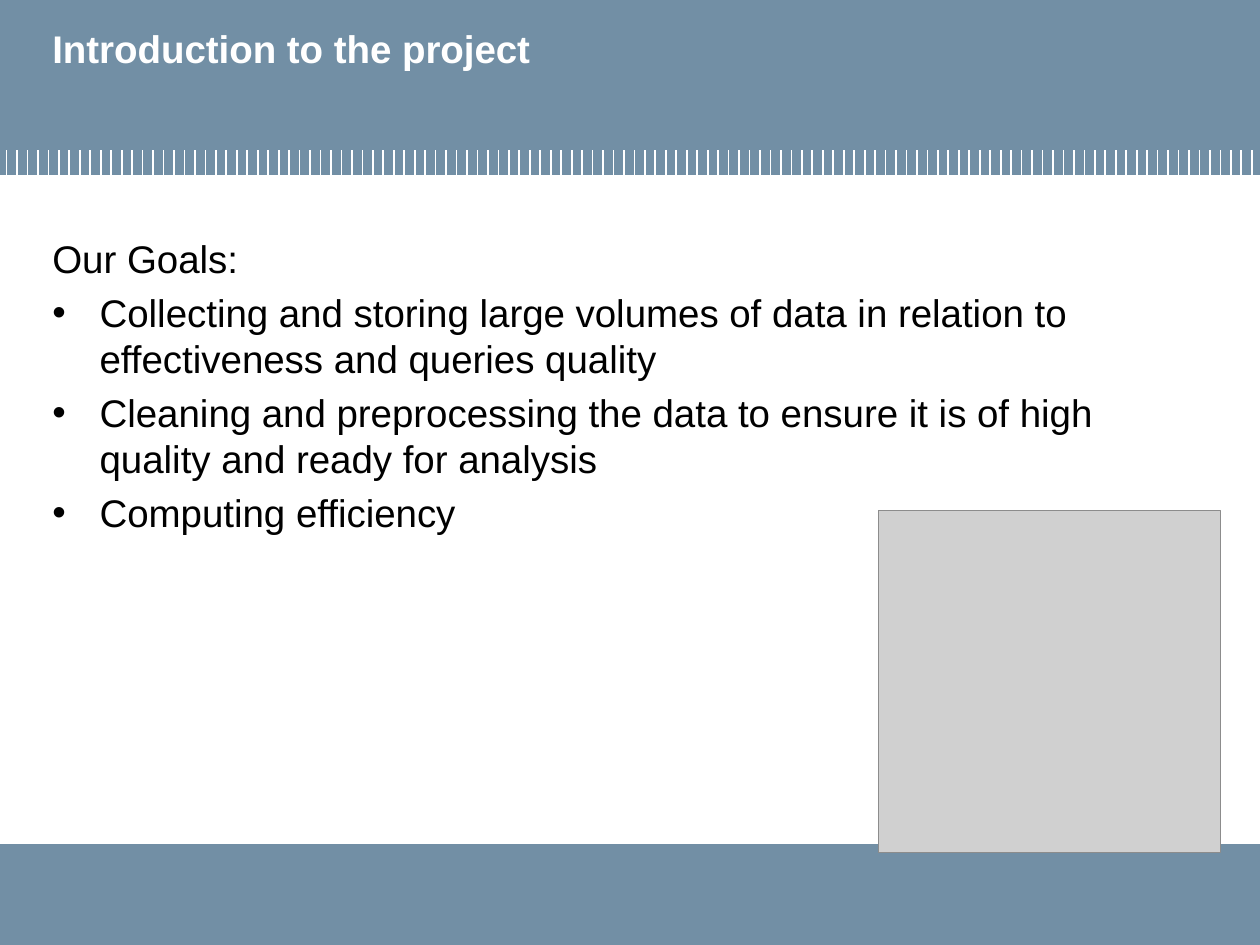
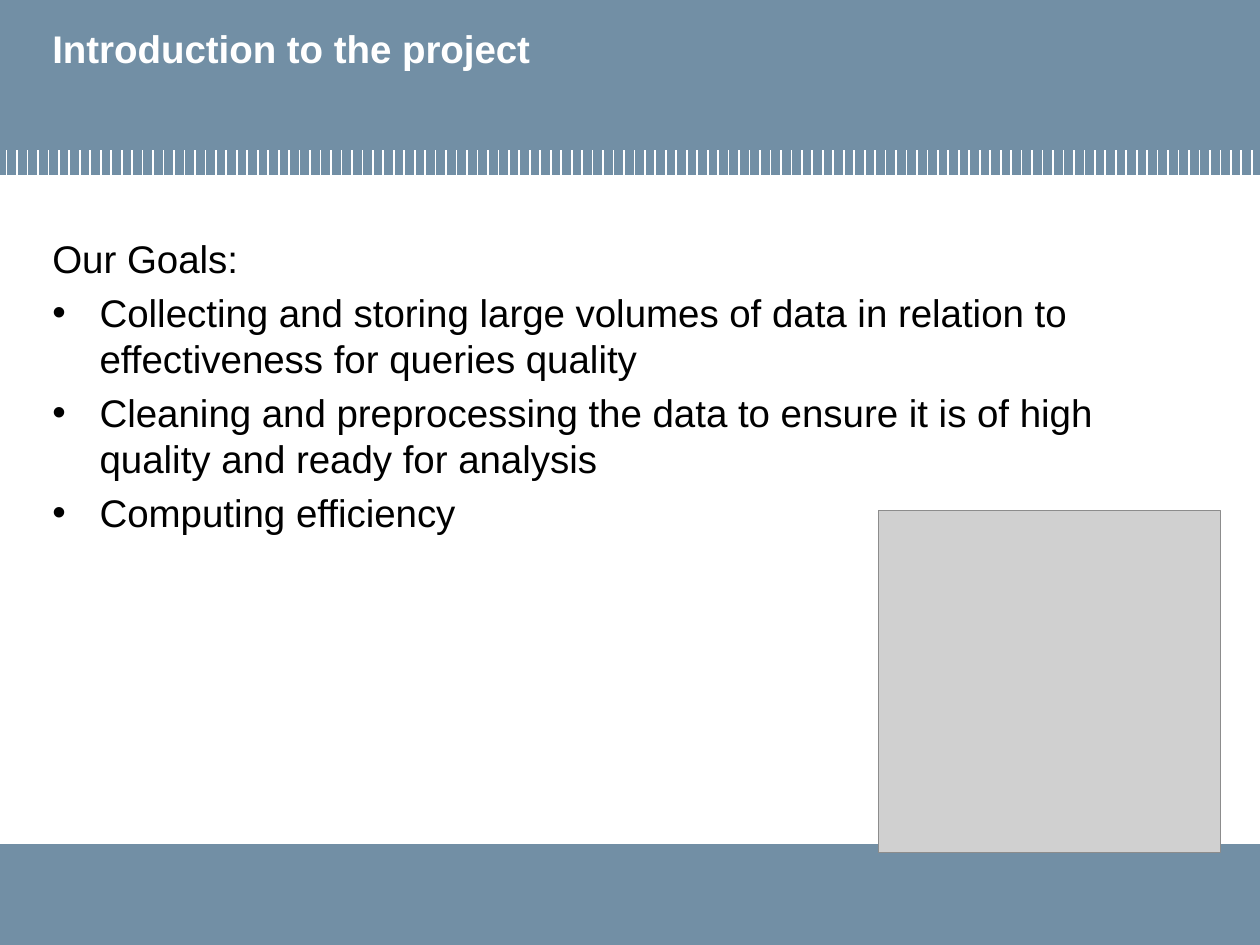
Before and after one commit to MarcoLucaPrevitera/BigData-Project, a slide deck: slide 5 of Presentation/FinalPresentation.pptx. Drawn at 1260x945 pixels with LibreOffice and Linux fonts; fonts in the diff are those of the drawing; grey boxes stand for pictures; background and template pictures are left out. Boxes give left, top, right and bottom in pixels: in the first picture for what was removed or moved away, otherwise in the second. Text is boxed around its words. In the diff, an @@ line names an element or a change of style, - is before the commit and + after.

```diff
--- a/Presentation/FinalPresentation.pptx
+++ b/Presentation/FinalPresentation.pptx
@@ text at box(100, 299, 1067, 381): text changed @@
-• Collecting and storing large volumes of data in relation to effectiveness and queries quality
+• Collecting and storing large volumes of data in relation to effectiveness for queries quality
```
Also in this commit, not shown: 11 other slides changed, 2 slides added, 1 other file.
